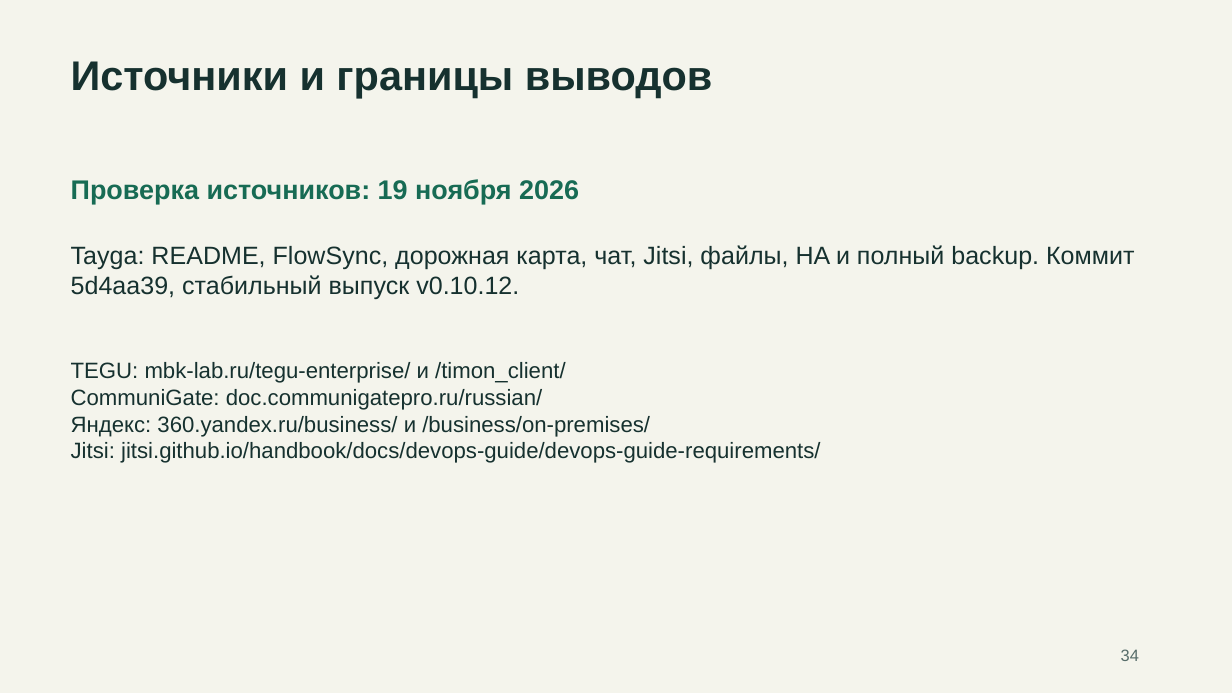
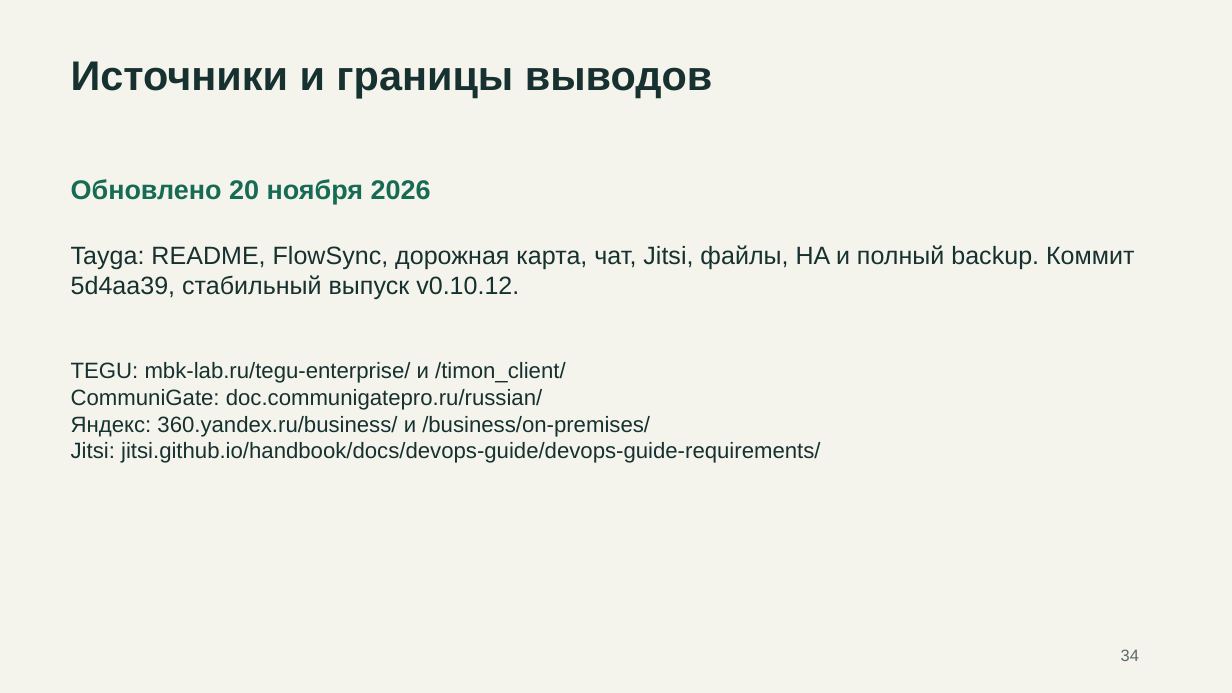
Before and after one commit to rkislov/tayga-mail-server, a slide deck: slide 34 of docs/presentations/tayga-competitors-2026-11-19.pptx. Drawn at 1232x693 pixels with LibreOffice and Linux fonts; fonts in the diff are those of the drawing. Boxes give left, top, right and bottom in pixels: in the first picture for what was removed or moved away, otherwise in the second. Text is boxed around its words. In the diff, an @@ line names an element or a change of style, - is before the commit and + after.

```diff
--- a/docs/presentations/tayga-competitors-2026-11-19.pptx
+++ b/docs/presentations/tayga-competitors-2026-11-19.pptx
@@ text at (71,179,431,205): text changed @@
-Проверка источников: 19 ноября 2026
+Обновлено 20 ноября 2026
```
Also in this commit, not shown: 10 other slides changed, 12 slides added, 4 other files.
